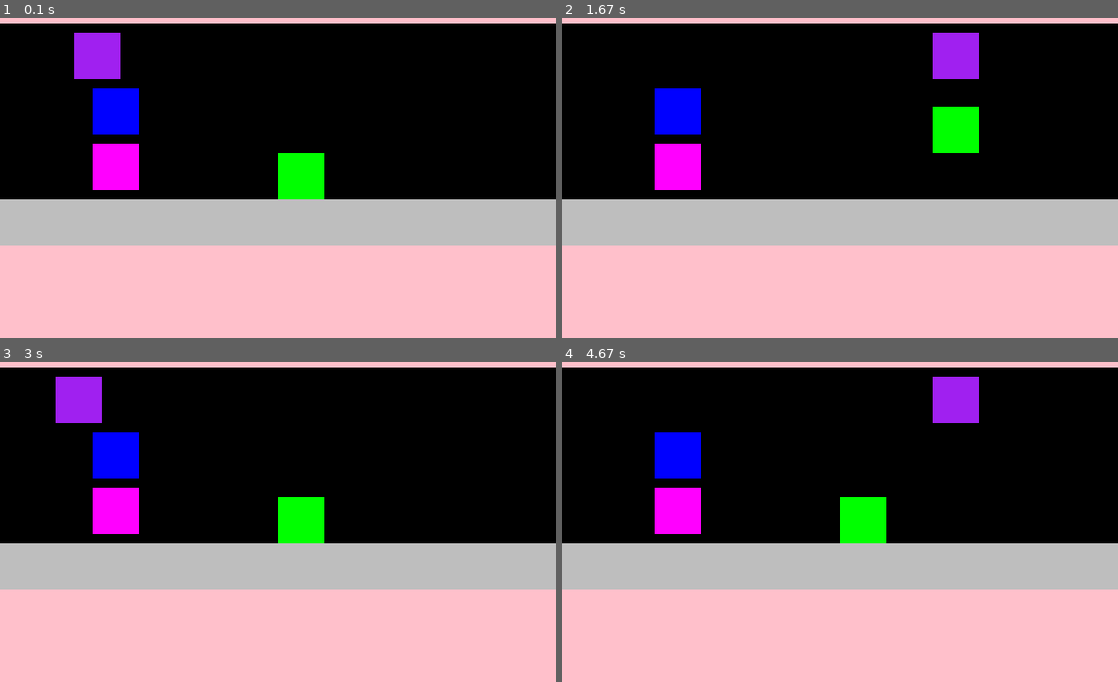
Above: before the commit, frames 1-4 (two rows, left to right).
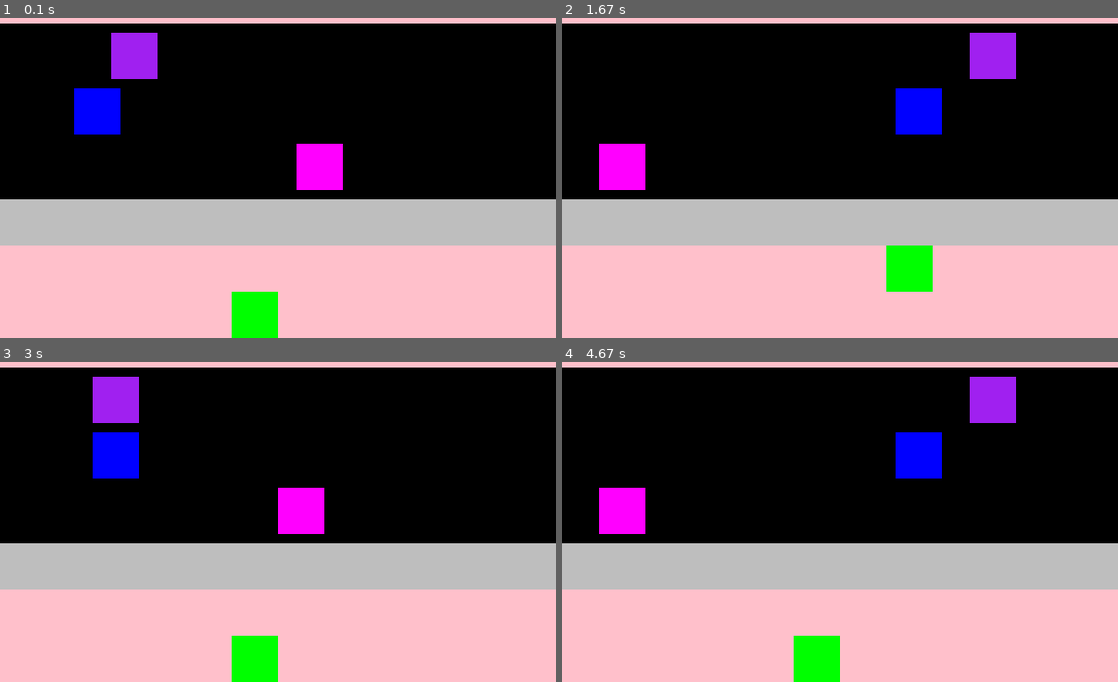
Above: after the commit, the same moments.

Repository: mnolan000/Homework
Game: pygame game, started from Nolan_HW8_MovingObjects/frogger.py
Two runs of this game, one before a commit and one after it. Both use one fixed random seed, a clock stepped at 60 frames per second and the inputs below.
Inputs:
- Up to frame 1 (0.1 s): no input
- Up to frame 2 (1.67 s): hold Right 0.33-0.8 s; hold Up 0.83-1.13 s; hold Right 1.17-1.63 s
- Up to frame 3 (3 s): hold Left 1.67-2.2 s; hold Down 2.23-2.53 s; hold Left 2.57-2.97 s
- Up to frame 4 (4.67 s): hold Up 3-3.37 s; hold Right 3.4-4.03 s; hold Down 4.07-4.43 s; hold Left from 4.47 s (still down)

The runs differ from the first frame. In frame 1, 7.1% of the frame differs, in the area x 13-62%, y 4-100%; in frame 2, 9.0%; in frame 3, 5.8%; in frame 4, 9.2%, in the area x 6-82%, y 4-100%.

Commit message:
Homework #8

Diff:
--- a/Nolan_HW7_PyGame/frogger.py
+++ b/Nolan_HW8_MovingObjects/frogger.py
@@ -1,8 +1,8 @@
 """
-File: frogger.py
+File: Nolan_HW8_MovingObjects/frogger.py
 Author: Matthew Nolan
-Date: 3/1/25
-Description: Program that creates the shapes for the frog, the cars, the roads, and the start and end areas
+Date: 3/4/25
+Description: Program where you can move the frog (green square), he can't go off screen, and there are cars (colored squares) that move infinitely
 
 """
 
@@ -27,11 +27,10 @@
 speed = 10
 
 #frog current position
-cur_pos = [300,200]
+cur_pos = [250,400]
 car1_pos = [100,100]
 car2_pos = [100,100]
-car3_pos = [100,100]
-direction = "left"
+car3_pos = [300,100]
 
 """game loop"""
 running = True
@@ -65,10 +64,11 @@
 
   """Update our game state"""
 
-  if direction == "left":
-    car1_pos[0] -= 20
-  if direction == "right":
-    car1_pos[0] += 20
+
+  #set direction of cars
+  car1_pos[0] += 20
+  car2_pos[0] -= 20
+  car3_pos[0] += 20
 
 
   if cur_pos[0] < 0:  #x direction
@@ -98,7 +98,6 @@
   )
 
   #cars
-  direction = "right"
   pygame.draw.rect(
     screen,
     "purple",
@@ -113,11 +112,17 @@
     "blue",
     pygame.Rect((car2_pos[0],130), (50, 50))
   )
+  if car2_pos[0] == 0:
+    car2_pos[0] = 600
+
   pygame.draw.rect(
     screen,
     "magenta",
     pygame.Rect((car3_pos[0],190), (50, 50))
   )
+  if car3_pos[0] == 600:
+    car3_pos[0] = 0
+
   #end
   pygame.draw.rect(
     screen,
Not shown, changed: .replit
